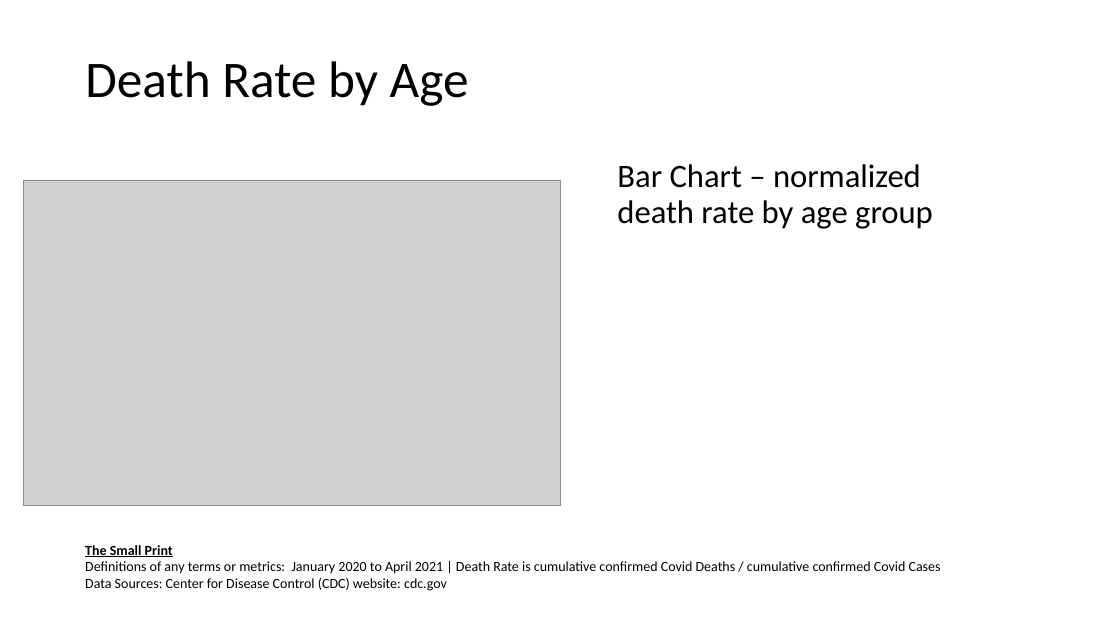
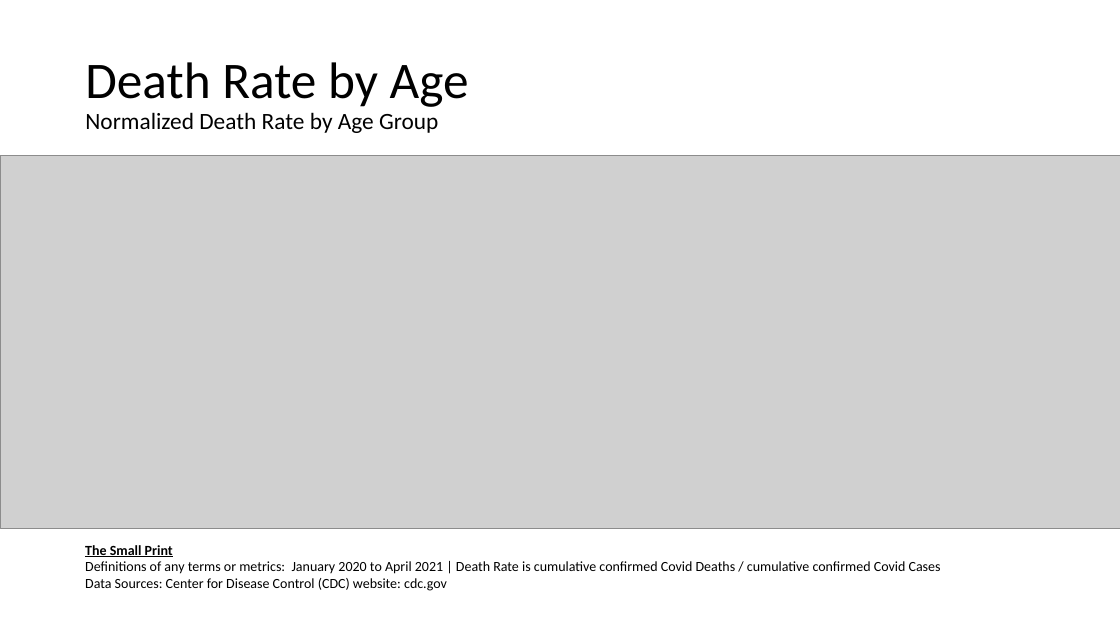
Before and after one commit to jenniecinelli/project_one, a slide deck: slide 5 of Folder0/Presentation.pptx. Drawn at 1120x630 pixels with LibreOffice and Linux fonts; fonts in the diff are those of the drawing; grey boxes stand for pictures. Boxes give left, top, right and bottom in pixels: in the first picture for what was removed or moved away, otherwise in the second. Text is boxed around its words. In the diff, an @@ line names an element or a change of style, - is before the commit and + after.

Commit message:
updated presentation

```diff
--- a/Folder0/Presentation.pptx
+++ b/Folder0/Presentation.pptx
@@ title at box(85, 62, 469, 133): text changed; size 44 to 20 pt @@
-Death Rate by Age
+Death Rate by Age
+Normalized Death Rate by Age Group
@@ picture added at box(0, 155, 1120, 528) @@
@@ text removed at box(617, 164, 933, 229) @@
-Bar Chart – normalized death rate by age group
@@ picture removed at box(24, 181, 560, 505) @@
```
Also in this commit, not shown: 4 other slides changed, 1 slide added, 8 other files.
